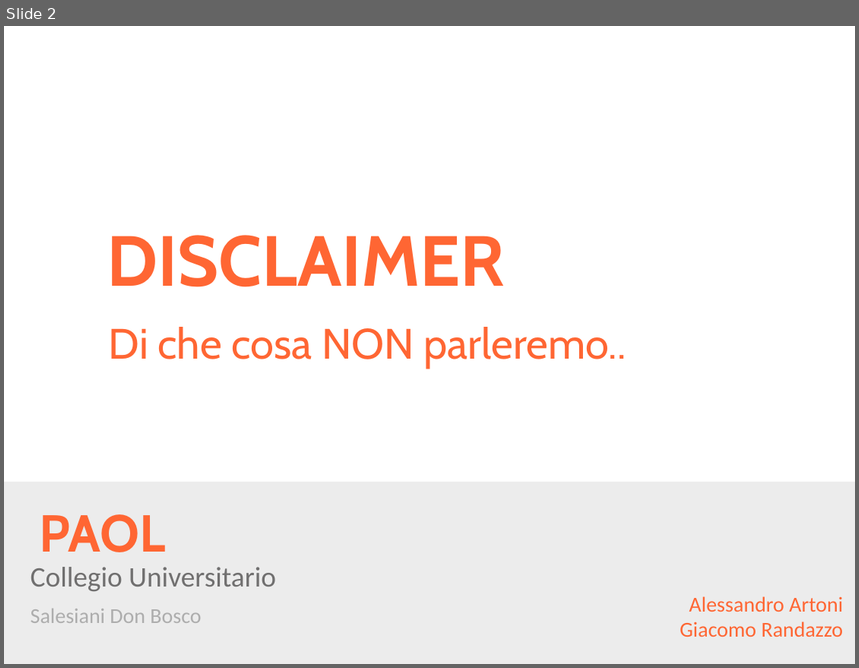
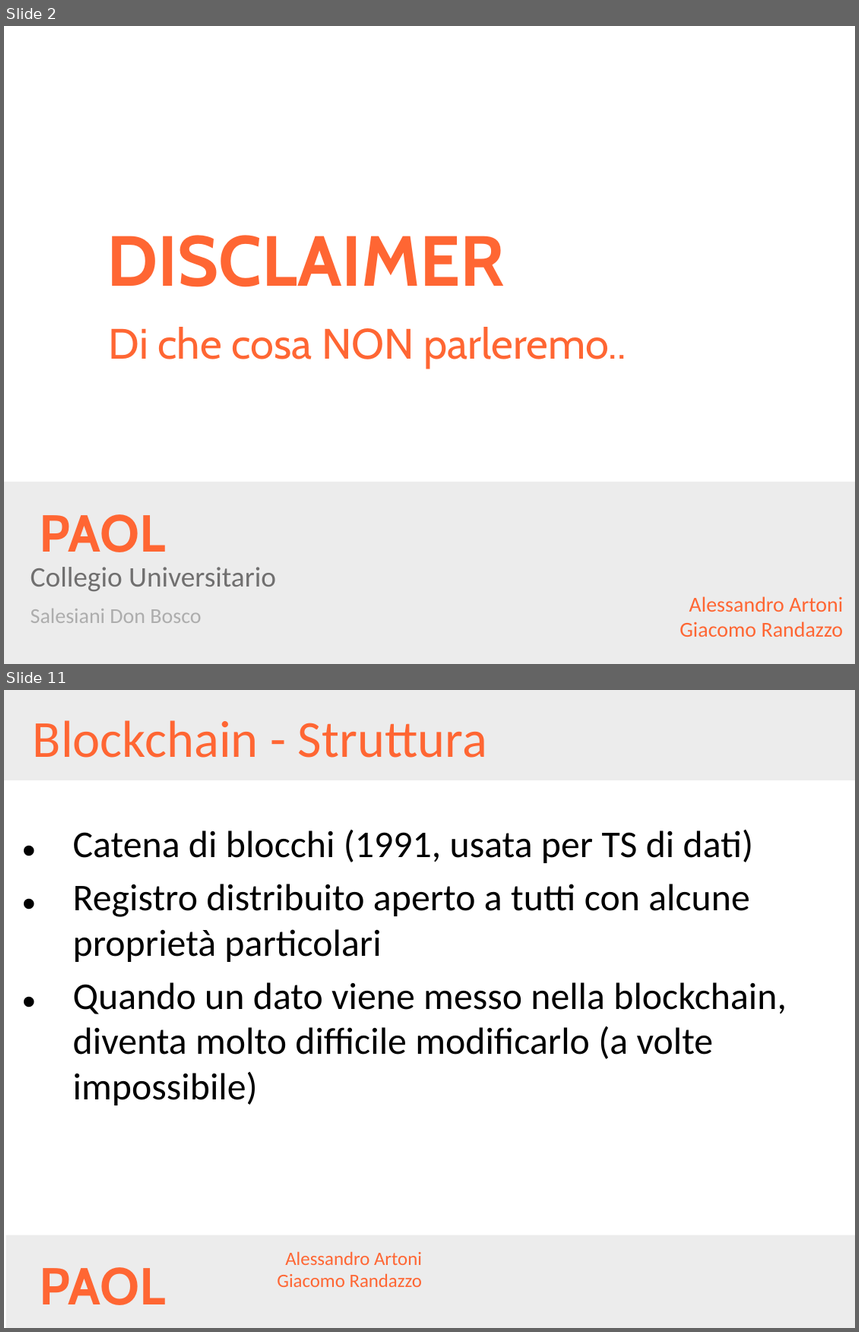
Before and after one commit to AlessandroArtoni/blockchainAndCriptocurrencies, a slide deck: Presentazione.pptx. Shown one above the other, each under a label of ours: slide 2 before the commit, slides 2 and 11 after it; the slides between them are not shown. The pictures are 859x668 and 859x1332 pixels, drawn with LibreOffice and Linux fonts; fonts in the diff are those of the drawing; background and template pictures are left out. Boxes give left, top, right and bottom in pixels: in the first picture for what was removed or moved away, otherwise in the second. Text is boxed around its words. In the diff, an @@ line names an element or a change of style, - is before the commit and + after.

```diff
--- a/Presentazione.pptx
+++ b/Presentazione.pptx
@@ slide 11 added at bbox=[4, 690, 855, 1328], background #FFFFFF @@
@@ rectangle added at bbox=[4, 690, 855, 780], fill #ECECEC @@
@@ title added at bbox=[33, 720, 487, 758], 44 pt, text #FF6633 @@
+Blockchain - Struttura
@@ text added at bbox=[73, 830, 787, 1106], 32 pt, text #000000 @@
+• Catena di blocchi (1991, usata per TS di dati)
+• Registro distribuito aperto a tutti con alcune proprietà particolari
+• Quando un dato viene messo nella blockchain, diventa molto difficile modificarlo (a volte impossibile)
@@ rectangle added at bbox=[6, 1236, 855, 1328], fill #ECECEC @@
@@ text added at bbox=[277, 1252, 423, 1287], 16 pt, text #FF6633 @@
+Alessandro Artoni
+Giacomo Randazzo
@@ text added at bbox=[39, 1268, 165, 1306], 44 pt, text #FF6633, bold @@
+PAOL
```
Also in this commit, not shown: 21 other slides added, 2 slides removed.
